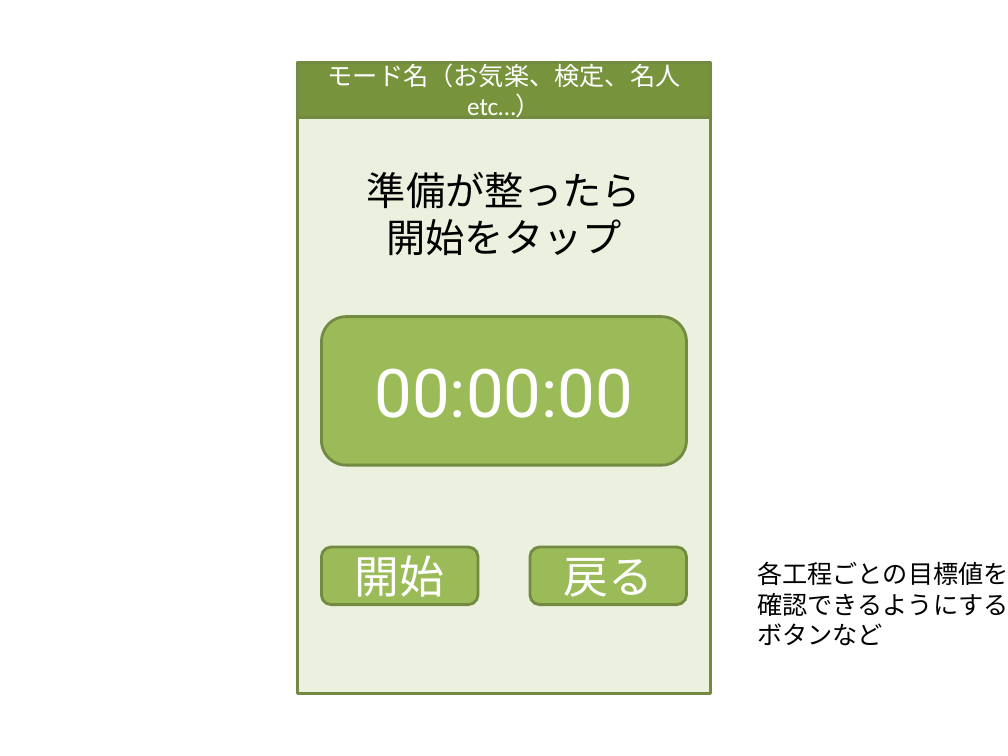
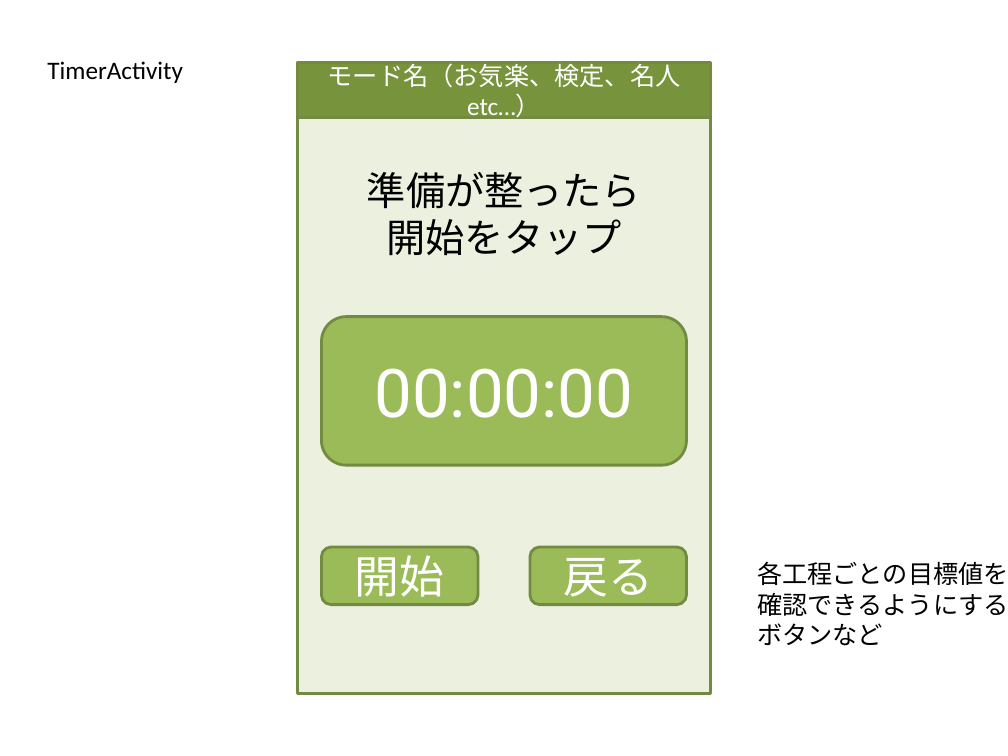
Before and after one commit to MayuOkuda/soba, a slide deck: slide 7 of memo/そばUI2.pptx. Drawn at 1008x756 pixels with LibreOffice and Linux fonts; fonts in the diff are those of the drawing. Boxes give left, top, right and bottom in pixels: in the first picture for what was removed or moved away, otherwise in the second. Text is boxed around its words. In the diff, an @@ line names an element or a change of style, - is before the commit and + after.

```diff
--- a/memo/そばUI2.pptx
+++ b/memo/そばUI2.pptx
@@ text added at (47, 61, 183, 83), 18 pt, text #000000 @@
+TimerActivity
```
Also in this commit, not shown: 8 other slides changed, 2 slides added.
